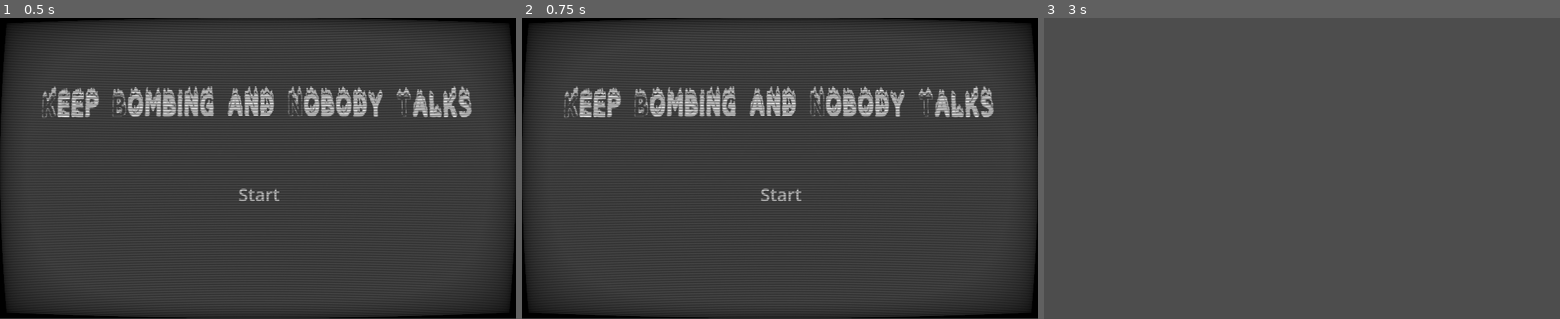
Above: before the commit, frames 1-3 (left to right).
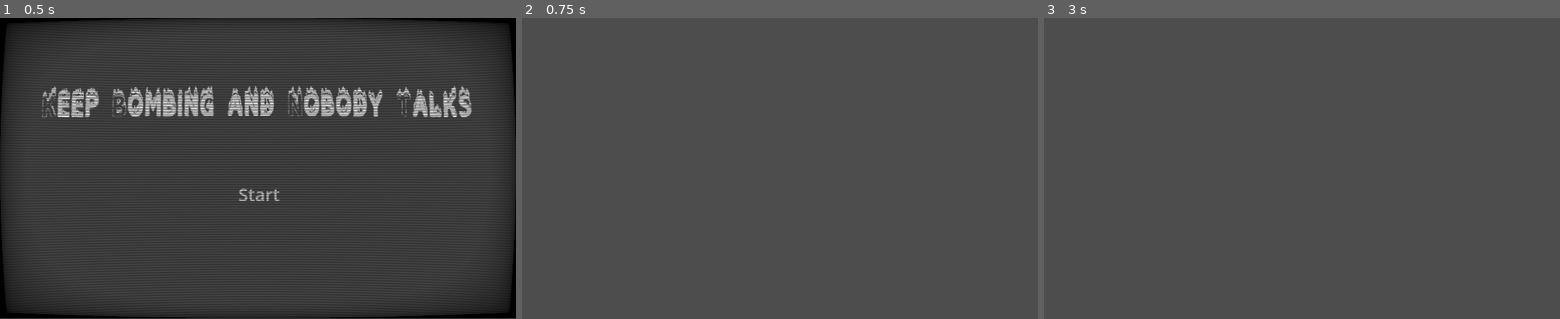
Above: after the commit, the same moments.

Repository: MarianPoirot/Gamejam-construire
Game: Godot game, scene res://Scenes/World/Opening.tscn
Same seed, same stepped clock (60 frames per second), same inputs: the game is played once before the commit and once after it.
Inputs (mouse positions are in pixels of both pictures, inside the frame that each line leads up to):
- Up to frame 1 (0.5 s): no input
- Up to frame 2 (0.75 s): click "Start" at 0.5 s
- Up to frame 3 (3 s): click (1302, 195) at 1.25 s, where only the run before the commit has a clickable "Start"; click (1302, 195) at 2 s, where only the run before the commit has a clickable "Start"; tap Enter at 2.75 s; hold Space (start) from 2.78 s (still down)

Frame 1 is identical in both runs. In frame 2, 62% of the frame differs, in the area x 0-100%, y 0-100%; in frame 3, nothing differs.

Commit message:
pieces ancre

Diff:
--- /dev/null
+++ b/Scenes/Pieces/Piece.tscn
@@ -0,0 +1,16 @@
+[gd_scene load_steps=4 format=3 uid="uid://dfk32paob4qpa"]
+
+[ext_resource type="Script" path="res://Scripts/Pieces/Piece.gd" id="1_4b251"]
+[ext_resource type="Texture2D" uid="uid://dfdr853dc81db" path="res://icon.svg" id="2_kyo57"]
+
+[sub_resource type="CircleShape2D" id="CircleShape2D_fw7gl"]
+
+[node name="Piece" type="Area2D"]
+script = ExtResource("1_4b251")
+
+[node name="Sprite2D" type="Sprite2D" parent="."]
+texture = ExtResource("2_kyo57")
+
+[node name="CollisionShape2D" type="CollisionShape2D" parent="."]
+shape = SubResource("CircleShape2D_fw7gl")
+debug_color = Color(0.992157, 0, 0.27451, 0.419608)
--- /dev/null
+++ b/Scenes/Pieces/ancre.tscn
@@ -0,0 +1,11 @@
+[gd_scene load_steps=3 format=3 uid="uid://dgicsyqpftdlt"]
+
+[ext_resource type="Script" path="res://Scripts/Pieces/ancre.gd" id="1_em4hj"]
+
+[sub_resource type="CircleShape2D" id="CircleShape2D_tqvjg"]
+
+[node name="ancre" type="Area2D"]
+script = ExtResource("1_em4hj")
+
+[node name="CollisionShape2D" type="CollisionShape2D" parent="."]
+shape = SubResource("CircleShape2D_tqvjg")
--- a/Scenes/World/Ending.tscn
+++ b/Scenes/World/Ending.tscn
@@ -12,5 +12,6 @@
 [node name="Sprite2D" type="Sprite2D" parent="CanvasLayer"]
 
 [node name="Label" type="Label" parent="."]
+layout_mode = 0
 offset_right = 40.0
 offset_bottom = 23.0
--- a/Scenes/World/Opening.tscn
+++ b/Scenes/World/Opening.tscn
@@ -16,6 +16,7 @@
 material = ExtResource("2_nukkw")
 offset_right = 1024.0
 offset_bottom = 599.0
+mouse_filter = 2
 
 [node name="CanvasLayer" type="CanvasLayer" parent="."]
 
--- /dev/null
+++ b/Scripts/Pieces/Piece.gd
@@ -0,0 +1,11 @@
+extends Node2D
+
+
+# Called when the node enters the scene tree for the first time.
+func _ready():
+	pass # Replace with function body.
+
+
+# Called every frame. 'delta' is the elapsed time since the previous frame.
+func _process(delta):
+	pass
--- /dev/null
+++ b/Scripts/Pieces/ancre.gd
@@ -0,0 +1,12 @@
+extends Area2D
+
+@export var id:Id_pieces.id_pieces
+
+# Called when the node enters the scene tree for the first time.
+func _ready():
+	pass # Replace with function body.
+
+
+# Called every frame. 'delta' is the elapsed time since the previous frame.
+func _process(delta):
+	pass
--- /dev/null
+++ b/Scripts/id.gd
@@ -0,0 +1,19 @@
+extends Node
+
+enum id_pieces{
+	ancre,
+	ballon,
+	bouchon,
+	cable,
+	chaudiere,
+	conduitVapeur,
+	coque,
+	diode,
+	eau,
+	entonnoir,
+	ferAsouder,
+	moteur,
+	piques,
+	sodium,
+	turbine
+}
--- a/project.godot
+++ b/project.godot
@@ -14,6 +14,10 @@
 run/main_scene="res://Scenes/World/Opening.tscn"
 config/features=PackedStringArray("4.0", "Forward Plus")
 config/icon="res://icon.svg"
+
+[autoload]
+
+Id_pieces="*res://Scripts/id.gd"
 
 [display]
 
